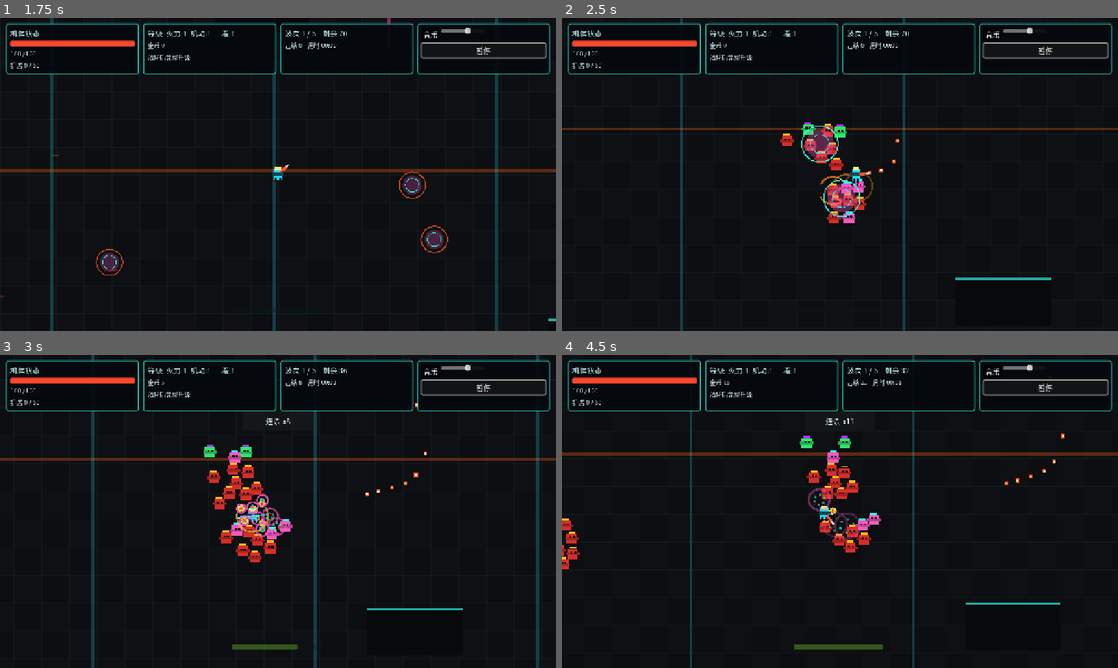
Above: before the commit, frames 1-4 (two rows, left to right).
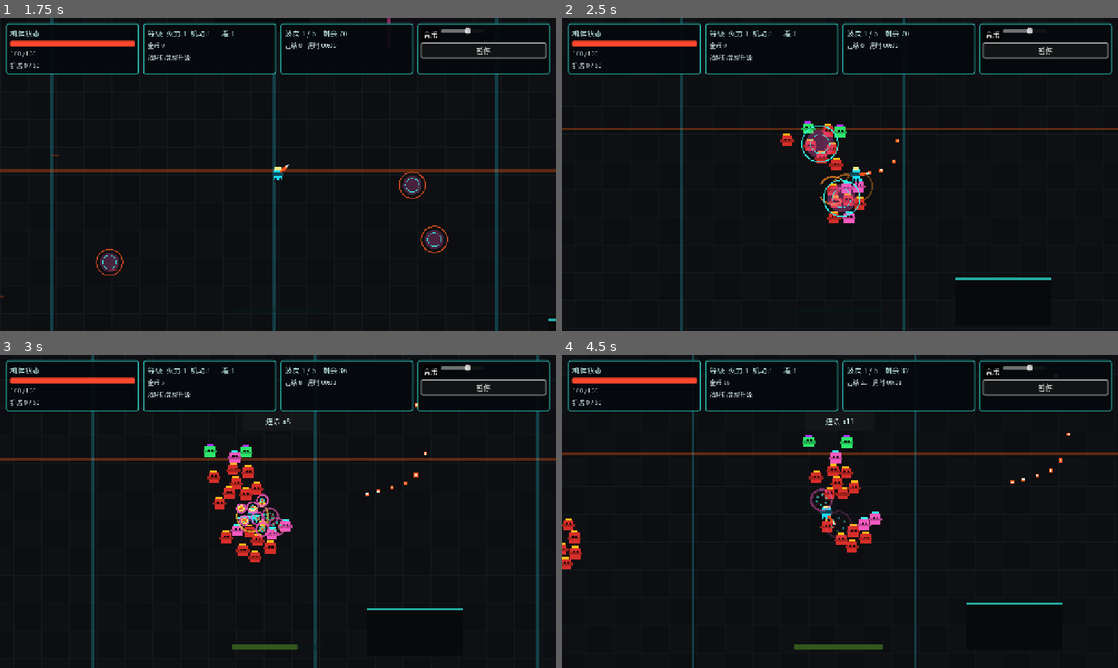
Above: after the commit, the same moments.

Repository: xiejiamincyq/2d-game
Game: Godot game, scene res://scenes/Main.tscn
Same seed, same stepped clock (60 frames per second), same inputs: the game is played once before the commit and once after it.
Inputs (mouse positions are in pixels of both pictures, inside the frame that each line leads up to):
- Up to frame 1 (1.75 s): click "开始清剿" at 0.5 s; click "音乐" at 1.25 s
- Up to frame 2 (2.5 s): tap Enter at 2 s; move the mouse to (962, 158) at 2.02 s; press the mouse at (962, 158) at 2.03 s; hold D (move_right) from 2.03 s (still down); tap Space at 2.27 s
- Up to frame 3 (3 s): move the mouse to (166, 527) at 2.77 s; release D (move_right) at 2.78 s; release the mouse at (166, 527) at 2.78 s; hold S (move_down) from 2.78 s (still down); right-click (166, 527) at 2.85 s
- Up to frame 4 (4.5 s): tap Space at 3.02 s; click (728, 527) at 3.05 s; release S (move_down) at 3.5 s; click "继续" at 3.5 s; click "继续清剿" at 4.25 s

Frame 1 is identical in both runs. In frame 2, less than 0.1% of the frame differs, in the area x 43-46%, y 32-38%; in frame 3, less than 0.1%; in frame 4, 2.8%, in the area x 0-100%, y 0-100%.

Commit message:
feat: tune boss ttk and add bounded combat cue audio
- Raise Overseer base health to 10800 for a 45-65s standard-build TTK
- Add five distinct procedural boss cue streams with throttled playback
- Route wave director boss cues through the fixed audio voice pool
- Cover TTK band, cue throttling, pool stability, and death cleanup in tests

Diff:
--- a/scripts/Main.gd
+++ b/scripts/Main.gd
@@ -258,6 +258,7 @@
 	wave_director.boss_spawned.connect(ui.show_boss_health)
 	wave_director.boss_health_changed.connect(ui.set_boss_health)
 	wave_director.boss_defeated.connect(func(_boss: Node) -> void: ui.hide_boss_health())
+	wave_director.boss_cue.connect(func(cue: StringName) -> void: audio.play_boss_cue(cue))
 	wave_director.wave_prepared.connect(_on_wave_prepared)
 	wave_director.wave_finished.connect(_on_wave_finished)
 	wave_director.enemy_killed.connect(_on_enemy_killed)
--- a/scripts/actors/OverseerBoss.gd
+++ b/scripts/actors/OverseerBoss.gd
@@ -23,7 +23,7 @@
 const DISPLAY_NAME := "深渊监工 / OVERSEER"
 const BODY_RADIUS := 56.0
 const VISUAL_RADIUS := 80.0
-const BASE_MAX_HEALTH := 3000.0
+const BASE_MAX_HEALTH := 10800.0
 const B1_PACING_PLACEHOLDER_SECONDS := 12.0
 const KEEP_DISTANCE_MIN := 210.0
 const KEEP_DISTANCE_MAX := 340.0
--- a/scripts/systems/AudioManager.gd
+++ b/scripts/systems/AudioManager.gd
@@ -7,6 +7,7 @@
 const HIT_COOLDOWN := 0.055
 const KILL_CONFIRM_COOLDOWN := 0.045
 const SHOOT_COOLDOWN := 0.02
+const BOSS_ATTACK_CUE_COOLDOWN := 0.4
 const VOICE_POOL_SIZE := 16
 const BGM_BPM := 168.0
 const BGM_BEATS_PER_BAR := 4
@@ -28,6 +29,7 @@
 var hit_cooldowns: Dictionary = {}
 var kill_confirm_cooldown: float = 0.0
 var shoot_cooldown: float = 0.0
+var boss_cue_cooldowns: Dictionary = {}
 var laser_loop_player: AudioStreamPlayer
 var voice_pool: Array[AudioStreamPlayer] = []
 var voice_cursor: int = 0
@@ -57,6 +59,11 @@
 	streams["start"] = _make_tone(360.0, 0.22, 0.18, 0.55, 2.2)
 	streams["victory"] = _make_tone(740.0, 0.35, 0.16, 0.55, 1.6)
 	streams["defeat"] = _make_tone(120.0, 0.45, 0.2, 0.55, 0.55)
+	streams["boss_phase"] = _make_boss_phase_cue()
+	streams["boss_transition"] = _make_boss_transition_cue()
+	streams["boss_tentacle"] = _make_boss_tentacle_cue()
+	streams["boss_barrage"] = _make_boss_barrage_cue()
+	streams["boss_death"] = _make_boss_death_cue()
 	laser_loop_player = AudioStreamPlayer.new()
 	laser_loop_player.stream = streams["laser_loop"]
 	laser_loop_player.volume_db = -18.0
@@ -72,6 +79,8 @@
 		hit_cooldowns[source] = maxf(0.0, float(hit_cooldowns[source]) - delta)
 	kill_confirm_cooldown = maxf(0.0, kill_confirm_cooldown - delta)
 	shoot_cooldown = maxf(0.0, shoot_cooldown - delta)
+	for cue in boss_cue_cooldowns.keys():
+		boss_cue_cooldowns[cue] = maxf(0.0, float(boss_cue_cooldowns[cue]) - delta)
 
 func play_hit(source: StringName, feedback_weight: int = EnemyScript.FeedbackWeight.MEDIUM) -> bool:
 	var resolved: StringName = source if hit_stream_names.has(source) else DamageTypes.GENERIC
@@ -100,6 +109,17 @@
 		return false
 	kill_confirm_cooldown = KILL_CONFIRM_COOLDOWN
 	play("overdrive_kill")
+	return true
+
+func play_boss_cue(cue: StringName) -> bool:
+	var key := String(cue)
+	if not streams.has(key):
+		return false
+	if key == "boss_tentacle" or key == "boss_barrage":
+		if float(boss_cue_cooldowns.get(key, 0.0)) > 0.0:
+			return false
+		boss_cue_cooldowns[key] = BOSS_ATTACK_CUE_COOLDOWN
+	play(key)
 	return true
 
 func _get_hit_stream_name(source: StringName, feedback_weight: int) -> String:
@@ -412,3 +432,110 @@
 	wav.loop_end = sample_count
 	wav.data = data
 	return wav
+
+func _make_boss_phase_cue() -> AudioStreamWAV:
+	var sample_rate := 22050
+	var duration := 0.5
+	var sample_count := int(duration * sample_rate)
+	var data := PackedByteArray()
+	data.resize(sample_count * 2)
+	for i in range(sample_count):
+		var t := float(i) / float(sample_rate)
+		var progress := float(i) / maxf(1.0, float(sample_count - 1))
+		var attack := minf(1.0, progress / 0.08)
+		var envelope := attack * pow(1.0 - progress, 1.4)
+		var frequency := lerpf(220.0, 660.0, progress)
+		var body := sin(TAU * frequency * t) * 0.6 + sin(TAU * frequency * 1.5 * t) * 0.25
+		var shimmer := sin(TAU * frequency * 3.0 * t) * exp(-progress * 4.0) * 0.2
+		data.encode_s16(i * 2, int(clampf((body + shimmer) * envelope * 0.6, -1.0, 1.0) * 32767.0))
+	var wav := AudioStreamWAV.new()
+	wav.format = AudioStreamWAV.FORMAT_16_BITS
+	wav.mix_rate = sample_rate
+	wav.stereo = false
+	wav.data = data
+	return wav
+
+func _make_boss_transition_cue() -> AudioStreamWAV:
+	var sample_rate := 22050
+	var duration := 0.45
+	var sample_count := int(duration * sample_rate)
+	var data := PackedByteArray()
+	data.resize(sample_count * 2)
+	for i in range(sample_count):
+		var t := float(i) / float(sample_rate)
+		var progress := float(i) / maxf(1.0, float(sample_count - 1))
+		var tone_freq := 440.0 if int(progress * 4.0) % 2 == 0 else 330.0
+		var envelope := pow(1.0 - progress, 1.2)
+		var body := sin(TAU * tone_freq * t) * 0.55 + sin(TAU * tone_freq * 2.0 * t) * 0.18
+		data.encode_s16(i * 2, int(clampf(body * envelope * 0.6, -1.0, 1.0) * 32767.0))
+	var wav := AudioStreamWAV.new()
+	wav.format = AudioStreamWAV.FORMAT_16_BITS
+	wav.mix_rate = sample_rate
+	wav.stereo = false
+	wav.data = data
+	return wav
+
+func _make_boss_tentacle_cue() -> AudioStreamWAV:
+	var sample_rate := 22050
+	var duration := 0.28
+	var sample_count := int(duration * sample_rate)
+	var data := PackedByteArray()
+	data.resize(sample_count * 2)
+	var noise_seed := 0x0B0551
+	for i in range(sample_count):
+		noise_seed = int((1103515245 * noise_seed + 12345) & 0x7fffffff)
+		var t := float(i) / float(sample_rate)
+		var progress := float(i) / maxf(1.0, float(sample_count - 1))
+		var envelope := pow(1.0 - progress, 1.5)
+		var sweep := sin(TAU * lerpf(1400.0, 260.0, progress) * t) * 0.4
+		var noise := ((float(noise_seed % 2000) / 1000.0) - 1.0) * 0.5
+		data.encode_s16(i * 2, int(clampf((sweep + noise) * envelope * 0.55, -1.0, 1.0) * 32767.0))
+	var wav := AudioStreamWAV.new()
+	wav.format = AudioStreamWAV.FORMAT_16_BITS
+	wav.mix_rate = sample_rate
+	wav.stereo = false
+	wav.data = data
+	return wav
+
+func _make_boss_barrage_cue() -> AudioStreamWAV:
+	var sample_rate := 22050
+	var duration := 0.22
+	var sample_count := int(duration * sample_rate)
+	var data := PackedByteArray()
+	data.resize(sample_count * 2)
+	for i in range(sample_count):
+		var t := float(i) / float(sample_rate)
+		var progress := float(i) / maxf(1.0, float(sample_count - 1))
+		var metallic := sin(TAU * 1870.0 * t) * 0.5 + sin(TAU * 2490.0 * t) * 0.3 + sin(TAU * 3110.0 * t) * 0.15
+		var envelope := exp(-progress * 6.0)
+		data.encode_s16(i * 2, int(clampf(metallic * envelope * 0.5, -1.0, 1.0) * 32767.0))
+	var wav := AudioStreamWAV.new()
+	wav.format = AudioStreamWAV.FORMAT_16_BITS
+	wav.mix_rate = sample_rate
+	wav.stereo = false
+	wav.data = data
+	return wav
+
+func _make_boss_death_cue() -> AudioStreamWAV:
+	var sample_rate := 22050
+	var duration := 0.85
+	var sample_count := int(duration * sample_rate)
+	var data := PackedByteArray()
+	data.resize(sample_count * 2)
+	var noise_seed := 0xDEA7
+	for i in range(sample_count):
+		noise_seed = int((1103515245 * noise_seed + 12345) & 0x7fffffff)
+		var t := float(i) / float(sample_rate)
+		var progress := float(i) / maxf(1.0, float(sample_count - 1))
+		var attack := minf(1.0, progress / 0.02)
+		var envelope := attack * pow(1.0 - progress, 1.6)
+		var frequency := lerpf(95.0, 28.0, progress)
+		var low := sin(TAU * frequency * t) * 0.8
+		var rumble := ((float(noise_seed % 2000) / 1000.0) - 1.0) * exp(-progress * 3.0) * 0.5
+		data.encode_s16(i * 2, int(clampf((low + rumble) * envelope * 0.7, -1.0, 1.0) * 32767.0))
+	var wav := AudioStreamWAV.new()
+	wav.format = AudioStreamWAV.FORMAT_16_BITS
+	wav.mix_rate = sample_rate
+	wav.stereo = false
+	wav.data = data
+	return wav
--- a/scripts/tests/BalanceTest.gd
+++ b/scripts/tests/BalanceTest.gd
@@ -2,6 +2,7 @@
 
 const DamageTypes = preload("res://scripts/components/DamageTypes.gd")
 const EnemyScript = preload("res://scripts/actors/Enemy.gd")
+const OverseerBossScript = preload("res://scripts/actors/OverseerBoss.gd")
 const AudioManagerScript = preload("res://scripts/systems/AudioManager.gd")
 const UpgradeSystemScript = preload("res://scripts/systems/UpgradeSystem.gd")
 const TestSupport = preload("res://scripts/tests/TestSupport.gd")
@@ -186,6 +187,50 @@
 					_fail("wave-two Bruiser base-weapon TTK %.3fs escaped the 2.7-3.1s target." % base_weapon_ttk)
 					return
 
+	var boss_max_health: float = OverseerBossScript.BASE_MAX_HEALTH
+	if boss_max_health < 9000.0 or boss_max_health > 12000.0:
+		_fail("Boss max health %.1f escaped the 9000-12000 tuning band." % boss_max_health)
+		return
+	var standard_weapon_damage := 10.0 * pow(1.12, 2.0)
+	var standard_fire_rate := 13.0 * pow(1.10, 2.0)
+	var standard_build_dps := standard_weapon_damage * standard_fire_rate
+	var boss_ttk := boss_max_health / standard_build_dps
+	if boss_ttk < 45.0 or boss_ttk > 65.0:
+		_fail("standard-build Boss TTK %.2fs escaped the 45-65s target (dps %.2f)." % [boss_ttk, standard_build_dps])
+		return
+	var boss_cues: Array = ["boss_phase", "boss_transition", "boss_tentacle", "boss_barrage", "boss_death"]
+	var seen_boss_streams: Dictionary = {}
+	for cue in boss_cues:
+		var cue_stream := audio.streams.get(cue) as AudioStreamWAV
+		if cue_stream == null:
+			_fail("Boss cue stream %s is missing or not a WAV stream." % cue)
+			return
+		if seen_boss_streams.has(cue_stream):
+			_fail("Boss cue stream %s reuses another cue's stream." % cue)
+			return
+		seen_boss_streams[cue_stream] = true
+	if not audio.has_method("play_boss_cue"):
+		_fail("audio manager does not expose play_boss_cue.")
+		return
+	if not audio.play_boss_cue(&"boss_phase"):
+		_fail("first boss phase cue was unexpectedly rejected.")
+		return
+	if audio.play_boss_cue(&"boss_unknown_cue"):
+		_fail("unknown boss cue was accepted instead of a safe no-op.")
+		return
+	if not audio.play_boss_cue(&"boss_tentacle"):
+		_fail("first tentacle cue was unexpectedly throttled.")
+		return
+	if audio.play_boss_cue(&"boss_tentacle"):
+		_fail("repeated tentacle cue was not throttled.")
+		return
+	var boss_cue_children_before: int = audio.get_child_count()
+	audio.play_boss_cue(&"boss_barrage")
+	audio.play_boss_cue(&"boss_transition")
+	audio.play_boss_cue(&"boss_death")
+	if audio.get_child_count() != boss_cue_children_before:
+		_fail("boss cue playback grew the fixed audio voice pool.")
+		return
 	enemy.queue_free()
 	bgm = null
 	TestSupport.stop_audio(audio)
@@ -198,5 +243,5 @@
 	await process_frame
 	await process_frame
 	await create_timer(0.1).timeout
-	print("TEST PASS: BalanceTest 71")
+	print("TEST PASS: BalanceTest 89")
 	quit(0)
--- a/scripts/tests/BossDirectorTest.gd
+++ b/scripts/tests/BossDirectorTest.gd
@@ -92,6 +92,8 @@
 	boss.take_damage(boss.health.max_health, DamageTypes.PROJECTILE)
 	if not _assert_true(attack_director.get_state_name() == "DEATH" and not boss.get_tentacle_attack().is_attacking() and reinforcements == [6, 8], "lethal damage left an attack active or requested late reinforcements"):
 		return
+	if not _assert_true(projectiles.get_child_count() == 0 and not attack_director.get_pattern().is_pattern_active(), "Boss death left live projectiles or an active bullet pattern"):
+		return
 	fixture.queue_free()
 	await process_frame
 	print("TEST PASS: BossDirectorTest %d" % assertions)
--- a/scripts/tests/PerformanceTest.gd
+++ b/scripts/tests/PerformanceTest.gd
@@ -51,6 +51,14 @@
 		audio.play_kill_confirm()
 	if not _assert_true(audio.get_child_count() == audio_children_before, "100 hit/kill cues grew audio nodes from %d to %d" % [audio_children_before, audio.get_child_count()]):
 		return
+	for index in range(100):
+		audio._process(0.05)
+		audio.play_boss_cue(&"boss_barrage")
+		audio.play_boss_cue(&"boss_tentacle")
+		audio.play_boss_cue(&"boss_phase")
+		audio.play_boss_cue(&"boss_transition")
+	if not _assert_true(audio.get_child_count() == audio_children_before, "400 boss cues grew audio nodes from %d to %d" % [audio_children_before, audio.get_child_count()]):
+		return
 
 	var fixture := Node.new()
 	root.add_child(fixture)
Not shown, changed: tasks/boss-redesign-todo.md
Not shown, changed: tasks/todo.md
